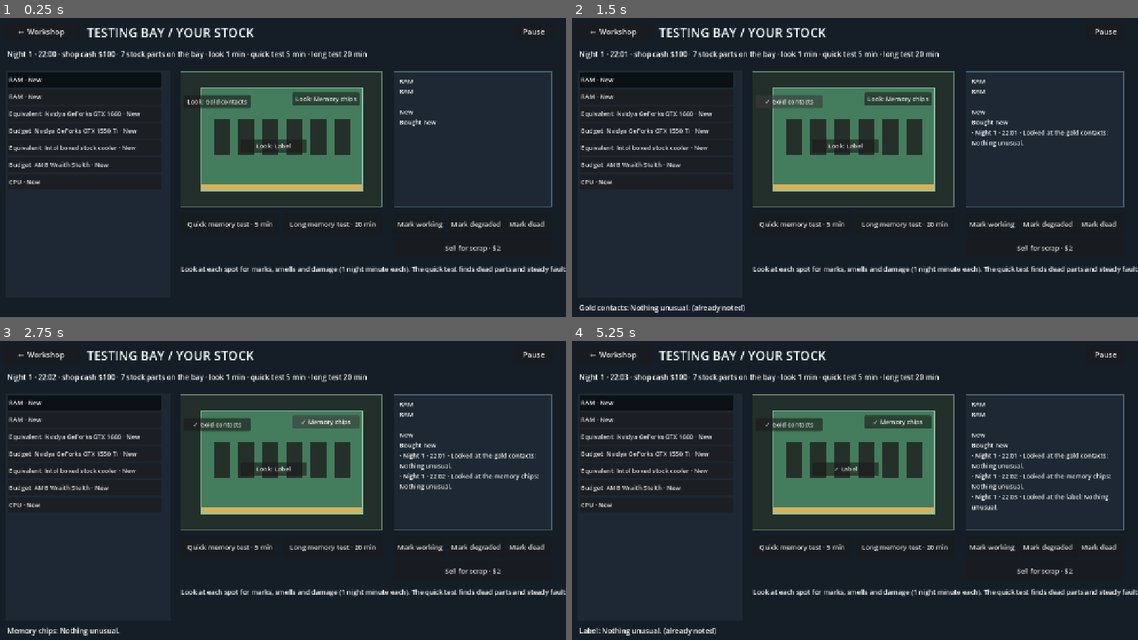
Above: before the commit, frames 1-4 (two rows, left to right).
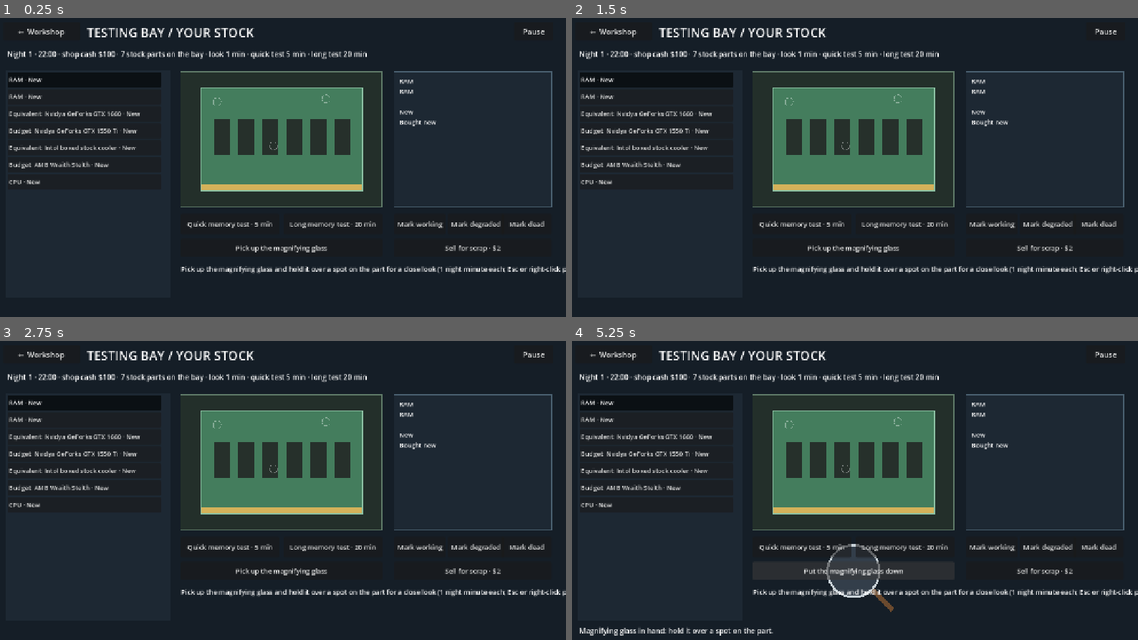
Above: after the commit, the same moments.

Repository: 123rearearcode/nighshift_real
Game: Godot game, scene res://scenes/night_bay.tscn
Same seed, same stepped clock (60 frames per second), same inputs: the game is played once before the commit and once after it. This scene is started directly instead of the project's main scene.
Inputs (mouse positions are in pixels of both pictures, inside the frame that each line leads up to):
- Up to frame 1 (0.25 s): no input
- Up to frame 2 (1.5 s): click (787, 101) at 0.5 s, where only the run before the commit has a clickable "Look: Gold contacts"; click (787, 101) at 1.25 s, where only the run before the commit has a clickable "✓ Gold contacts"
- Up to frame 3 (2.75 s): click (328, 421) at 2 s, where only the run before the commit has a clickable "Look: Memory chips"
- Up to frame 4 (5.25 s): click (900, 421) at 2.75 s, where only the run before the commit has a clickable "✓ Memory chips"; click (843, 469) at 3.5 s, where only the run before the commit has a clickable "Look: Label"; click (843, 469) at 4.25 s, where only the run before the commit has a clickable "✓ Label"; click (855, 571) at 5 s, where only the run after the commit has a clickable "Pick up the magnifying glass"

The runs differ from the first frame. In frame 1, 2.1% of the frame differs, in the area x 32-100%, y 24-86%; in frame 2, 2.8%; in frame 3, 3.1%; in frame 4, 4.7%, in the area x 1-100%, y 11-99%.

Commit message:
0.56.0: the testing bay's magnifying glass (D162)
Pick up the glass and hold it over a spot on the part for a close look (one
night minute); it replaces the spot buttons. needs_lens leaves room for fault
types that show to the bare eye.

Co-Authored-By: Claude Opus 5.5 <noreply@anthropic.com>
Claude-Session: https://claude.ai/code/session_01RRHyDEgCNWig31UsohEBJ7

Diff:
--- a/project.godot
+++ b/project.godot
@@ -11,7 +11,7 @@
 [application]
 
 config/name="Nightshift Foundation Trial"
-config/version="0.55.0"
+config/version="0.56.0"
 run/main_scene="res://scenes/start.tscn"
 config/features=PackedStringArray("4.7")
 
--- a/scripts/night/testing_bay_view.gd
+++ b/scripts/night/testing_bay_view.gd
@@ -3,6 +3,9 @@
 # mark it working, degraded or dead, or sell it for scrap. Everything costs night time except the
 # sticker and the scrap sale. The screen shows only what the shop knows (PART_LIFECYCLE invariant 7):
 # the real condition is never displayed, and the label is the player's call, not a verdict.
+# 0.56.0 (D162): spots are looked at with the MAGNIFYING GLASS: pick it up, hold it over a spot on the part
+# and it takes a close look (one night minute). The lens is placeholder drawing until the parts have art;
+# which faults need it is per spot (PartCondition.needs_lens; the user: "there will be multiple types").
 extends "res://scripts/night/night_screen.gd"
 const PartCondition = preload("res://scripts/rules/part_condition.gd")
 const Catalog = preload("res://scripts/data/hardware_catalog.gd")
@@ -18,7 +21,14 @@
 var cash_label: Label
 var list_box: VBoxContainer
 var list_buttons: Dictionary = {}
-var spot_buttons: Array[Button] = []
+const LENS_RADIUS: float = 58.0
+const LENS_DWELL: float = 0.6        # seconds the lens rests on a spot before you have had a close look
+const SPOT_REACH: float = 26.0       # how near the lens centre must be to a spot
+var lens_button: Button
+var lens_held: bool = false
+var lens_at := Vector2.ZERO
+var dwell_spot: int = -1
+var dwell: float = 0.0
 var card_text: Label
 var quick_button: Button
 var long_button: Button
@@ -39,13 +49,6 @@
     list_box = VBoxContainer.new()
     list_box.custom_minimum_size = Vector2(LIST_RECT.size.x - 16, 0)
     scroll.add_child(list_box)
-    for i in range(SPOT_AT.size()):
-        var spot := Button.new()
-        spot.add_theme_font_size_override("font_size", 14)
-        spot.size = Vector2(150, 30)
-        spot.pressed.connect(_inspect.bind(i))
-        add_child(spot)
-        spot_buttons.append(spot)
     empty_label = _label("No stock part selected. Parts from salvage, customers' old parts and your own stock appear on the left.", PART_RECT.position + Vector2(20, 120), Vector2(PART_RECT.size.x - 40, 80), 16)
     card_text = _label("", CARD_RECT.position + Vector2(12, 10), CARD_RECT.size - Vector2(24, 20), 14)
     card_text.clip_text = true
@@ -56,7 +59,9 @@
         label_buttons[label] = _action_button("Mark " + label, Rect2(x, 448, 112, 46), _mark.bind(label))
         x += 120
     scrap_button = _action_button("", Rect2(896, 504, 352, 40), _scrap)
-    _label("Look at each spot for marks, smells and damage (1 night minute each). The quick test finds dead parts and steady faults; some faults only show in the long test. Your mark is your own call: the bay never decides for you.", Vector2(420, 560), Vector2(828, 70), 15)
+    lens_button = _action_button("", Rect2(420, 504, 450, 40), _toggle_lens)
+    lens_button.name = "MagnifierButton"
+    _label("Pick up the magnifying glass and hold it over a spot on the part for a close look (1 night minute each; Esc or right-click puts it down). The quick test finds dead parts and steady faults; some faults only show in the long test. Your mark is your own call.", Vector2(420, 560), Vector2(828, 70), 15)
     message = _label(NightSession.status, Vector2(32, 646), Vector2(1216, 50), 16)
     _rebuild_list()
     _refresh()
@@ -117,17 +122,9 @@
     var has: bool = not record.is_empty()
     var over: bool = NightClock.over(GameState.night_minutes)
     empty_label.visible = not has
-    var spots: Array = PartCondition.spots(_kind(record)) if has else []
-    var tests: Array = PartCondition.known(record)["tests"] if has else []
-    for i in range(spot_buttons.size()):
-        var b: Button = spot_buttons[i]
-        b.visible = i < spots.size()
-        if not b.visible: continue
-        var at: Vector2 = SPOT_AT[i]
-        b.position = PART_RECT.position + Vector2(PART_RECT.size.x * at.x, PART_RECT.size.y * at.y) - b.size * 0.5
-        var looked: bool = ("inspect:" + str(spots[i])) in tests
-        b.text = ("✓ " if looked else "Look: ") + str(spots[i])
-        b.disabled = over and not looked
+    if not has and lens_held: _put_lens_down()
+    lens_button.text = ("Put the magnifying glass down" if lens_held else "Pick up the magnifying glass") if has else "Magnifying glass (select a part)"
+    lens_button.disabled = not has
     card_text.text = ("%s\n%s\n\n%s" % [_model_name(record), _kind(record).to_upper(), PartCondition.describe(record, 8)]) if has else ""
     quick_button.text = PartCondition.test_name(_kind(record), false) + " · %d min" % PartCondition.QUICK_MINUTES if has else "Quick test"
     long_button.text = PartCondition.test_name(_kind(record), true) + " · %d min" % PartCondition.LONG_MINUTES if has else "Long test"
@@ -145,6 +142,81 @@
     _refresh()
 
 
+# ---- 0.56.0: the magnifying glass ----
+
+func spot_center(i: int) -> Vector2:
+    var at: Vector2 = SPOT_AT[i]
+    return PART_RECT.position + Vector2(PART_RECT.size.x * at.x, PART_RECT.size.y * at.y)
+
+
+func looked(i: int) -> bool:
+    var record: Dictionary = _record()
+    var spots: Array = PartCondition.spots(_kind(record)) if not record.is_empty() else []
+    return i < spots.size() and ("inspect:" + str(spots[i])) in PartCondition.known(record)["tests"]
+
+
+# The spot under the lens centre, or -1.
+func spot_under_lens() -> int:
+    var record: Dictionary = _record()
+    if record.is_empty(): return -1
+    var spots: Array = PartCondition.spots(_kind(record))
+    for i in range(mini(spots.size(), SPOT_AT.size())):
+        if lens_at.distance_to(spot_center(i)) <= SPOT_REACH and PartCondition.needs_lens(_kind(record), str(spots[i])): return i
+    return -1
+
+
+func _toggle_lens() -> void:
+    if lens_held: _put_lens_down()
+    elif not _record().is_empty():
+        lens_held = true
+        lens_at = get_viewport().get_mouse_position()
+        if PART_RECT.has_point(lens_at): Input.set_mouse_mode(Input.MOUSE_MODE_HIDDEN)
+        message.text = "Magnifying glass in hand: hold it over a spot on the part."
+    _refresh()
+
+
+func _put_lens_down() -> void:
+    lens_held = false
+    dwell_spot = -1
+    dwell = 0.0
+    Input.set_mouse_mode(Input.MOUSE_MODE_VISIBLE)
+    queue_redraw()
+
+
+func _input(event: InputEvent) -> void:
+    if not lens_held: return
+    if event is InputEventMouseMotion:
+        lens_at = event.position
+        Input.set_mouse_mode(Input.MOUSE_MODE_HIDDEN if PART_RECT.grow(LENS_RADIUS).has_point(lens_at) else Input.MOUSE_MODE_VISIBLE)
+        queue_redraw()
+    elif (event is InputEventKey and event.pressed and event.keycode == KEY_ESCAPE) or (event is InputEventMouseButton and event.pressed and event.button_index == MOUSE_BUTTON_RIGHT):
+        _put_lens_down()
+        _refresh()
+        get_viewport().set_input_as_handled()
+
+
+func _process(delta: float) -> void:
+    if not lens_held: return
+    var i: int = spot_under_lens()
+    if i < 0 or looked(i) or NightClock.over(GameState.night_minutes):
+        dwell_spot = -1
+        dwell = 0.0
+        return
+    if i != dwell_spot:
+        dwell_spot = i
+        dwell = 0.0
+    dwell += delta
+    queue_redraw()
+    if dwell >= LENS_DWELL:
+        dwell_spot = -1
+        dwell = 0.0
+        _inspect(i)
+
+
+func _exit_tree() -> void:
+    Input.set_mouse_mode(Input.MOUSE_MODE_VISIBLE)
+
+
 func _inspect(i: int) -> void:
     var record: Dictionary = _record()
     if record.is_empty(): return
@@ -188,6 +260,12 @@
     var colour: Color = KIND_COLOURS.get(kind, Color("7a8a90"))
     draw_rect(body, colour.darkened(0.25))
     draw_rect(body, colour.lightened(0.3), false, 3.0)
+    _draw_part_shape(kind, body, colour)
+    _draw_spots(record)
+    if lens_held: _draw_lens(record, kind, body, colour)
+
+
+func _draw_part_shape(kind: String, body: Rect2, colour: Color) -> void:
     match kind:
         "gpu":
             for k in range(2): draw_circle(body.position + Vector2(body.size.x * (0.3 + 0.4 * k), body.size.y * 0.5), body.size.y * 0.3, colour.darkened(0.5))
@@ -203,3 +281,31 @@
             for k in range(9): draw_line(body.position + Vector2(body.size.x * (0.1 + 0.1 * k), body.size.y * 0.1), body.position + Vector2(body.size.x * (0.1 + 0.1 * k), body.size.y * 0.9), colour.lightened(0.2), 2.0)
         "storage":
             draw_rect(Rect2(body.position + body.size * Vector2(0.15, 0.15), body.size * Vector2(0.5, 0.35)), Color("e8e3d4"))
+
+
+# Placeholder marks for the spots (with art, the spots are simply parts of the picture).
+func _draw_spots(record: Dictionary) -> void:
+    var spots: Array = PartCondition.spots(_kind(record))
+    var font: Font = ThemeDB.fallback_font
+    for i in range(mini(spots.size(), SPOT_AT.size())):
+        var c: Vector2 = spot_center(i)
+        if looked(i):
+            draw_circle(c, 7.0, Color("6fcf97"))
+            draw_string(font, c + Vector2(10, 5), "✓ " + str(spots[i]), HORIZONTAL_ALIGNMENT_LEFT, -1, 13, Color("cfe9d9"))
+        else:
+            draw_arc(c, 9.0, 0.0, TAU, 20, Color(1, 1, 1, 0.35), 1.5)
+
+
+func _draw_lens(_record_shown: Dictionary, kind: String, body: Rect2, colour: Color) -> void:
+    var c: Vector2 = lens_at
+    var font: Font = ThemeDB.fallback_font
+    # The glass: a magnified look at what is under it (placeholder: the part's colour, the spot made big).
+    draw_circle(c, LENS_RADIUS, Color(0.82, 0.9, 1.0, 0.16) if not body.has_point(c) else colour.lightened(0.15))
+    var i: int = spot_under_lens()
+    if i >= 0:
+        var spots: Array = PartCondition.spots(kind)
+        draw_circle(c, 18.0, Color(1, 1, 1, 0.55) if not looked(i) else Color("6fcf97"))
+        draw_string(font, c + Vector2(-LENS_RADIUS, LENS_RADIUS + 20), str(spots[i]), HORIZONTAL_ALIGNMENT_CENTER, LENS_RADIUS * 2.0, 15, Color("ffd27a"))
+        if dwell_spot == i: draw_arc(c, LENS_RADIUS + 6.0, -PI / 2.0, -PI / 2.0 + TAU * clampf(dwell / LENS_DWELL, 0.0, 1.0), 40, Color("ffd27a"), 4.0)
+    draw_arc(c, LENS_RADIUS, 0.0, TAU, 48, Color("c9d2d8"), 5.0)
+    draw_line(c + Vector2(LENS_RADIUS * 0.72, LENS_RADIUS * 0.72), c + Vector2(LENS_RADIUS * 1.5, LENS_RADIUS * 1.5), Color("6b4a2e"), 10.0)
--- a/scripts/rules/part_condition.gd
+++ b/scripts/rules/part_condition.gd
@@ -127,6 +127,13 @@
 
 static func spots(kind: String) -> Array:
     return SPOTS.get(kind, ["Surface"])
+
+
+# 0.56.0 (D162): whether a spot is looked at through the magnifying glass. The user: "depends on the
+# faults; there will be multiple types". Today every spot needs the lens; a later fault type that shows to
+# the bare eye (a smell, a dented casing) can return false here and be inspected another way.
+static func needs_lens(_kind: String, _spot: String) -> bool:
+    return true
 
 
 # Whether this particular part shows its tell at all (fixed per part: looking twice changes nothing).
--- a/tools/test_testing_bay.gd
+++ b/tools/test_testing_bay.gd
@@ -29,6 +29,14 @@
 
 
 # A real mouse click through the viewport (as Codex's anti-virus suite does), not a direct callback.
+func hover(at: Vector2) -> void:
+    var move := InputEventMouseMotion.new()
+    move.position = at
+    move.global_position = at
+    root.push_input(move, true)
+    await process_frame
+
+
 func press(button: Button) -> void:
     for down: bool in [true, false]:
         var event := InputEventMouseButton.new()
@@ -166,9 +174,26 @@
     await process_frame
     check(bay.list_buttons.has("bay_ram") and bay.list_buttons.size() == gs.bay_parts().size(), "the bay lists every stock part in the drawer")
     bay._select("bay_ram")
-    var first: Button = bay.spot_buttons[0]
-    await press(first)
-    check(gs.night_minutes == 31 and first.text.begins_with("✓"), "clicking a spot on the part inspects it (one night minute) and ticks it off")
+    # 0.56.0 (D162): spots are looked at with the magnifying glass, held over the spot for a moment.
+    check(bay.get_node_or_null("MagnifierButton") != null and not bay.lens_held, "the bay has a magnifying glass, lying down")
+    await hover(bay.spot_center(0))
+    for f in range(40): await process_frame
+    check(gs.night_minutes == 30 and not bay.looked(0), "without the glass in hand, hovering a spot does nothing")
+    await press(bay.lens_button)
+    check(bay.lens_held and bay.lens_button.text.contains("down"), "the glass is picked up")
+    await hover(bay.spot_center(0))
+    var started: int = Time.get_ticks_msec()
+    while not bay.looked(0) and Time.get_ticks_msec() - started < 5000: await process_frame
+    check(gs.night_minutes == 31 and bay.looked(0), "holding it over a spot takes a close look (one night minute) and ticks the spot off")
+    for f in range(60): await process_frame
+    check(gs.night_minutes == 31, "resting on a spot already looked at costs nothing more")
+    await hover(bay.spot_center(1) + Vector2(200, 200))
+    var key := InputEventKey.new()
+    key.keycode = KEY_ESCAPE
+    key.pressed = true
+    root.push_input(key, true)
+    await process_frame
+    check(not bay.lens_held and Input.get_mouse_mode() == Input.MOUSE_MODE_VISIBLE, "Esc puts the glass down and the cursor comes back")
     await press(bay.quick_button)
     check(gs.night_minutes == 36 and str(bay.message.text).to_lower().contains("memory test"), "the quick test runs from its button")
     check(_leaks(bay.card_text.text).is_empty() and bay.card_text.text.contains("Untested"), "the part card shows what you know, never the real condition")
Not shown, changed: CHANGELOG.md
Not shown, changed: HANDOFF.md
